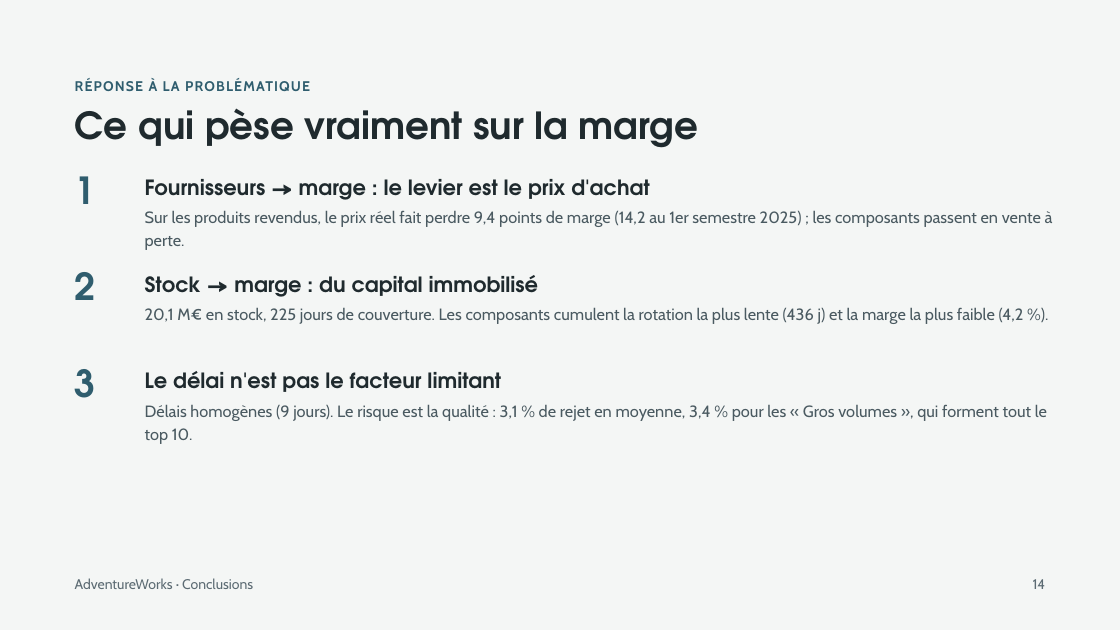
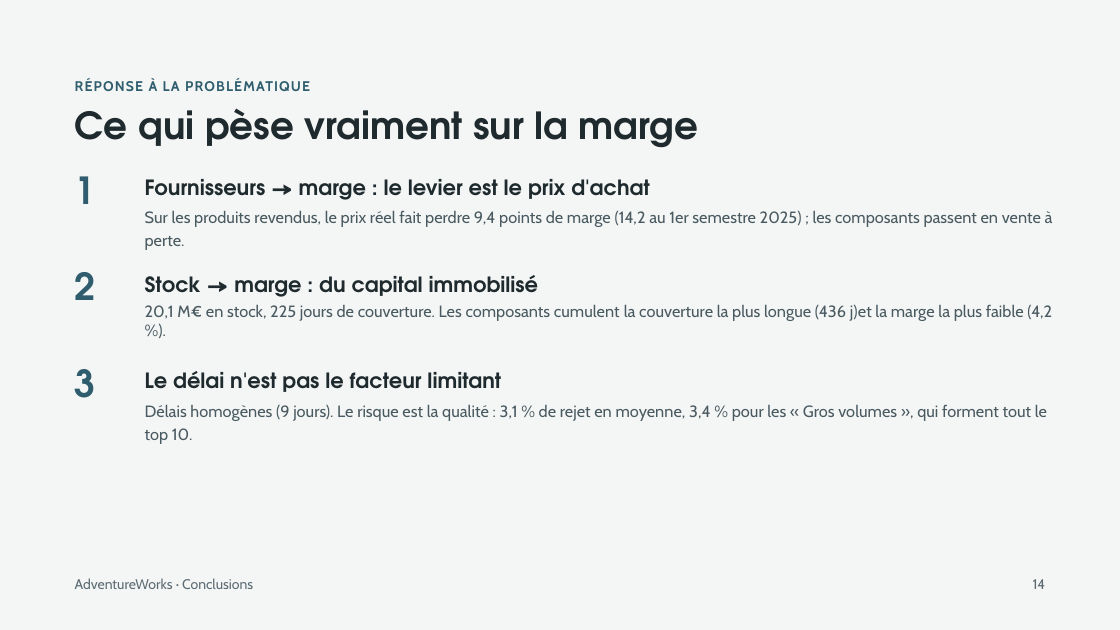
Before and after one commit to XiaoqingGdc/adventureworks-supply-chain-analysis, a slide deck: slide 14 of presentation/AdventureWorks_Soutenance.pptx. Drawn at 1120x630 pixels with LibreOffice and Linux fonts; fonts in the diff are those of the drawing. Boxes give left, top, right and bottom in pixels: in the first picture for what was removed or moved away, otherwise in the second. Text is boxed around its words. In the diff, an @@ line names an element or a change of style, - is before the commit and + after.

```diff
--- a/presentation/AdventureWorks_Soutenance.pptx
+++ b/presentation/AdventureWorks_Soutenance.pptx
@@ text at (145, 304, 1052, 321): text changed @@
-20,1 M€ en stock, 225 jours de couverture. Les composants cumulent la rotation la plus lente (436 j) et la marge la plus faible (4,2 %).
+20,1 M€ en stock, 225 jours de couverture. Les composants cumulent la couverture la plus longue (436 j)et la marge la plus faible (4,2 %).
```
Also in this commit, not shown: 9 other slides changed, 1 slide removed.
